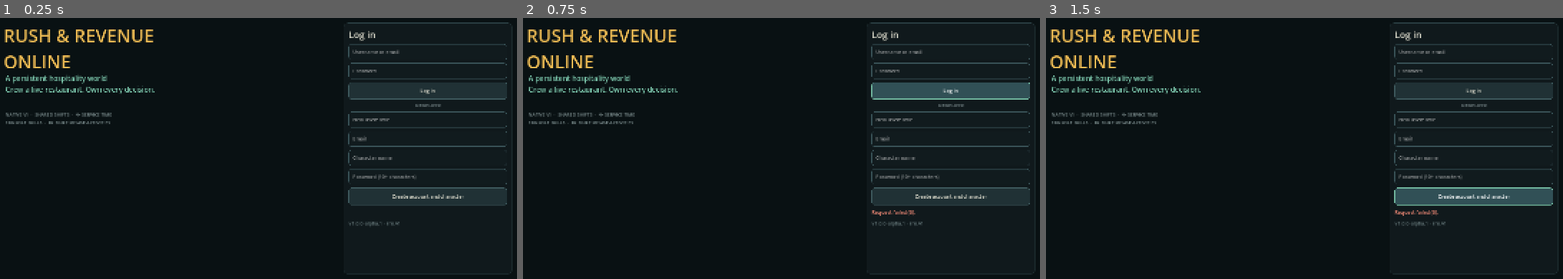
Above: before the commit, frames 1-3 (left to right).
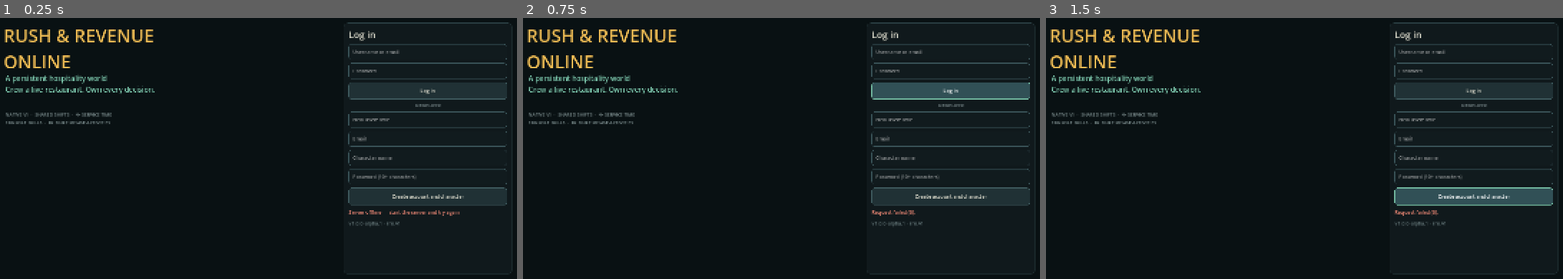
Above: after the commit, the same moments.

Repository: Maergoth/rro
Game: Godot game, scene res://main.tscn
Same seed, same stepped clock (60 frames per second), same inputs: the game is played once before the commit and once after it.
Inputs:
- Up to frame 1 (0.25 s): no input
- Up to frame 2 (0.75 s): click "Log in" at 0.5 s
- Up to frame 3 (1.5 s): click "Create account and character" at 1.25 s

The runs differ from the first frame. In frame 1, 0.2% of the frame differs, in the area x 67-89%, y 73-76%; in frame 2, nothing differs; in frame 3, nothing differs.

Commit message:
Separate client/server, F12 debug console, no embedded server auto-start
- Client connects directly to hardcoded server IP on launch
- F12 toggles debug console overlay with timestamped logs
- Server offline shown as status message, not a blocker
- Removed all embedded server lifecycle management
- Disabled rcedit to fix export on machines without it

Diff:
--- a/apps/client-godot/scripts/main.gd
+++ b/apps/client-godot/scripts/main.gd
@@ -17,100 +17,81 @@
 var selected_builder_object: Dictionary = {}
 var status_label: Label
 var screen_root: Control
-var server_pid: int = -1
-var server_healthy := false
-var health_timer: Timer
+var debug_console: Control
+var debug_log: RichTextLabel
+var debug_visible := false
 
 func _ready() -> void:
 	get_window().title = "Rush & Revenue Online"
 	api = RroApiClient.new()
 	add_child(api)
-	api.request_failed.connect(show_status)
+	api.request_failed.connect(func(msg: String) -> void: show_status(msg); log_debug("[API] " + msg))
 	realtime = RroRealtimeClient.new()
 	add_child(realtime)
 	realtime.snapshot_received.connect(on_realtime_snapshot)
 	realtime.command_acknowledged.connect(on_command_ack)
-	realtime.realtime_error.connect(show_status)
+	realtime.realtime_error.connect(func(msg: String) -> void: show_status(msg); log_debug("[WS] " + msg))
 	realtime.shift_closed.connect(func(_id: String) -> void: show_status("The restaurant closed for the day."); leave_shift_ui())
 	theme = make_theme()
 	api.server_url = load_server_url()
 	api.session_token = store.load_token()
-	health_timer = Timer.new()
-	health_timer.wait_time = 2.0
-	health_timer.timeout.connect(poll_server_health)
-	add_child(health_timer)
-	start_embedded_server()
-
-func _notification(what: int) -> void:
-	if what == NOTIFICATION_WM_CLOSE_REQUEST:
-		shutdown_embedded_server()
-		get_tree().quit()
-
-func start_embedded_server() -> void:
-	var exe_dir := OS.get_executable_path().get_base_dir()
-	var node_path := exe_dir.path_join("server/runtime/node.exe")
-	var entry_path := exe_dir.path_join("server/app/server/index.js")
-	if not FileAccess.file_exists(node_path) or not FileAccess.file_exists(entry_path):
-		# No bundled server — direct connect mode (hosted server or dev)
-		check_connection_then_login()
-		return
-	var server_dir := exe_dir.path_join("server")
-	# Ensure data directories
-	DirAccess.make_dir_recursive_absolute(server_dir.path_join("data"))
-	DirAccess.make_dir_recursive_absolute(server_dir.path_join("run"))
-	DirAccess.make_dir_recursive_absolute(server_dir.path_join("logs"))
-	server_pid = OS.create_process(node_path, ["--no-warnings", entry_path], false)
-	health_timer.start()
-	show_startup_screen("Starting local world…")
-
-func shutdown_embedded_server() -> void:
-	if server_pid < 0:
-		return
-	# Graceful shutdown via control token
-	var exe_dir := OS.get_executable_path().get_base_dir()
-	var token_path := exe_dir.path_join("server/run/rro-control.token")
-	if FileAccess.file_exists(token_path):
-		var token := FileAccess.get_file_as_string(token_path).strip_edges()
-		if token.length() >= 32:
-			var http := HTTPRequest.new()
-			add_child(http)
-			http.request(api.server_url + "/v1/local-admin/shutdown", ["X-RRO-Control-Token: " + token, "Content-Type: application/json"], HTTPClient.METHOD_POST, "{}")
-			# Give it a moment to process
-			await get_tree().create_timer(0.3).timeout
-	OS.kill(server_pid)
-	server_pid = -1
-
-func poll_server_health() -> void:
+	build_debug_console()
+	log_debug("Client v%s started" % CLIENT_VERSION)
+	log_debug("Server: %s" % api.server_url)
+	try_connect()
+
+func _unhandled_input(event: InputEvent) -> void:
+	if event is InputEventKey and event.pressed and event.keycode == KEY_F12:
+		debug_visible = not debug_visible
+		debug_console.visible = debug_visible
+		get_viewport().set_input_as_handled()
+
+func build_debug_console() -> void:
+	debug_console = PanelContainer.new()
+	debug_console.visible = false
+	debug_console.set_anchors_and_offsets_preset(Control.PRESET_BOTTOM_WIDE)
+	debug_console.offset_top = -280
+	debug_console.z_index = 100
+	var style := StyleBoxFlat.new()
+	style.bg_color = Color(0, 0, 0, 0.88)
+	style.set_border_width_all(1)
+	style.border_color = Color("3d585c")
+	debug_console.add_theme_stylebox_override("panel", style)
+	debug_log = RichTextLabel.new()
+	debug_log.bbcode_enabled = true
+	debug_log.scroll_following = true
+	debug_log.selection_enabled = true
+	debug_log.add_theme_font_size_override("normal_font_size", 12)
+	debug_console.add_child(debug_log)
+	add_child(debug_console)
+
+func log_debug(message: String) -> void:
+	var timestamp := Time.get_time_string_from_system()
+	var line := "[color=#7a8a8c]%s[/color]  %s" % [timestamp, message]
+	if is_instance_valid(debug_log):
+		debug_log.append_text(line + "\n")
+	print(message)
+
+func try_connect() -> void:
+	log_debug("Checking server health...")
 	var http := HTTPRequest.new()
 	add_child(http)
-	http.timeout = 2.0
+	http.timeout = 3.0
 	http.request_completed.connect(func(result: int, code: int, _headers: PackedStringArray, _body: PackedByteArray) -> void:
 		http.queue_free()
-		var was_healthy := server_healthy
-		server_healthy = (result == HTTPRequest.RESULT_SUCCESS and code == 200)
-		if server_healthy and not was_healthy:
-			health_timer.wait_time = 8.0
-			check_connection_then_login()
+		if result == HTTPRequest.RESULT_SUCCESS and code == 200:
+			log_debug("[color=#75c5a7]Server online[/color] — protocol rro.v1")
+			if api.session_token.is_empty():
+				show_login()
+			else:
+				load_bootstrap()
+		else:
+			var err := "result=%d code=%d" % [result, code]
+			log_debug("[color=#e68472]Server unreachable[/color] (%s)" % err)
+			show_login()
+			show_status("Server offline — start the server and try again")
 	)
 	http.request(api.server_url + "/health")
-
-func check_connection_then_login() -> void:
-	health_timer.stop()
-	if api.session_token.is_empty():
-		show_login()
-	else:
-		load_bootstrap()
-
-func show_startup_screen(message: String) -> void:
-	clear_screen(); add_background()
-	var center := VBoxContainer.new()
-	center.set_anchors_and_offsets_preset(Control.PRESET_CENTER)
-	center.offset_left = -220; center.offset_right = 220; center.offset_top = -100; center.offset_bottom = 100
-	add_child(center)
-	var title := Label.new(); title.text = "RUSH & REVENUE"; title.horizontal_alignment = HORIZONTAL_ALIGNMENT_CENTER; title.add_theme_font_size_override("font_size", 44); title.add_theme_color_override("font_color", Color("efbc54")); center.add_child(title)
-	var sub := Label.new(); sub.text = "ONLINE"; sub.horizontal_alignment = HORIZONTAL_ALIGNMENT_CENTER; sub.add_theme_font_size_override("font_size", 22); sub.add_theme_color_override("font_color", Color("80ceb2")); center.add_child(sub)
-	center.add_child(Control.new())
-	status_label = Label.new(); status_label.text = message; status_label.horizontal_alignment = HORIZONTAL_ALIGNMENT_CENTER; status_label.add_theme_color_override("font_color", Color("9eacab")); center.add_child(status_label)
 
 func load_server_url() -> String:
 	# Check for server.cfg next to the executable (one line: host or host:port)
@@ -159,7 +140,7 @@
 
 func clear_screen() -> void:
 	for child in get_children():
-		if child != api and child != realtime and child != health_timer: child.queue_free()
+		if child != api and child != realtime and child != debug_console: child.queue_free()
 	screen_root = null
 	status_label = null
 	current_floor = null
Not shown, changed: apps/client-godot/export_presets.cfg
